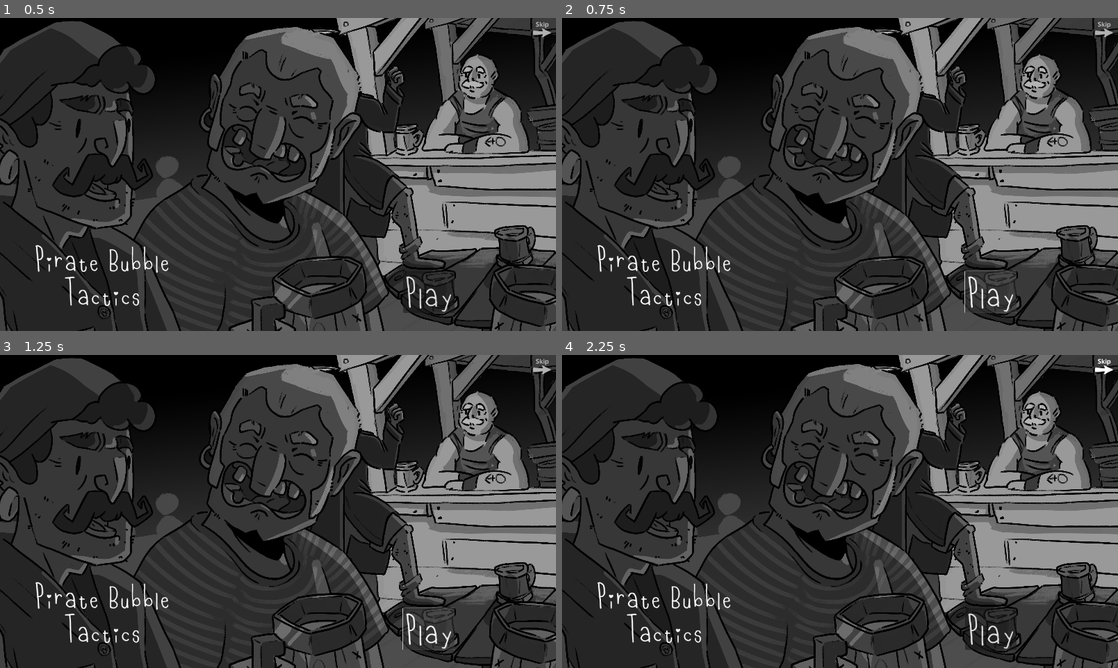
Above: before the commit, frames 1-4 (two rows, left to right).
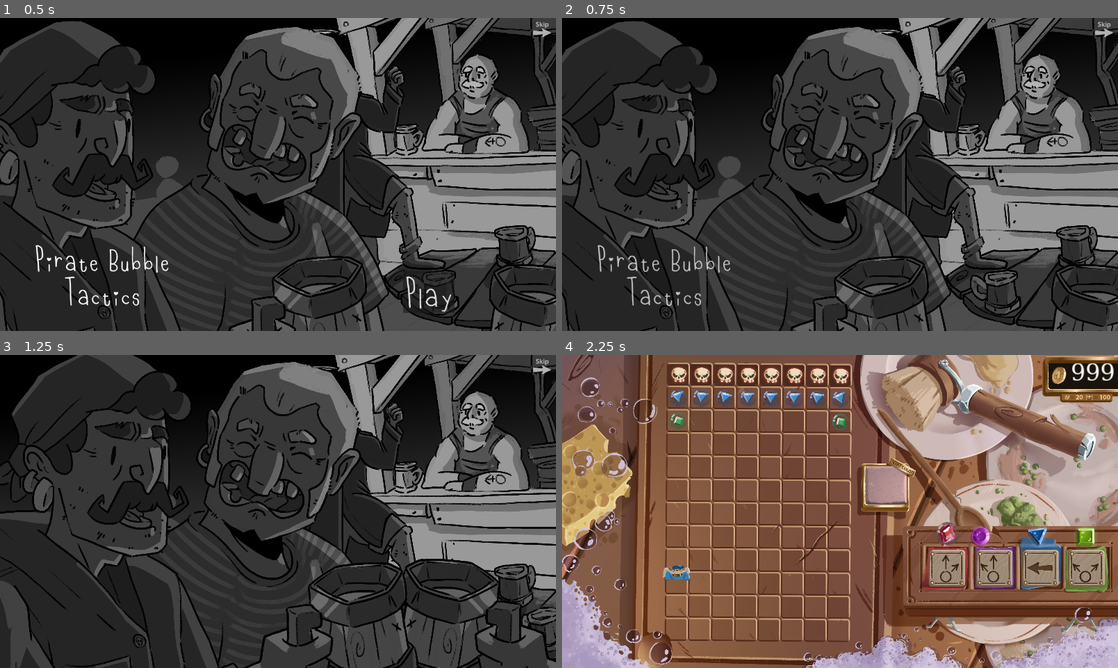
Above: after the commit, the same moments.

Repository: Aeropulu/ggj2025
Game: Godot game, scene res://Scenes/Introduction.tscn
Two runs of this game, one before a commit and one after it. Both use one fixed random seed, a clock stepped at 60 frames per second and the inputs below.
Inputs (mouse positions are in pixels of both pictures, inside the frame that each line leads up to):
- Up to frame 1 (0.5 s): no input
- Up to frame 2 (0.75 s): click "Play" at 0.5 s
- Up to frame 3 (1.25 s): no input
- Up to frame 4 (2.25 s): click (990, 630) at 1.25 s, where only the run before the commit has a clickable "Play"; click (1106, 367) at 2 s

Frame 1 is identical in both runs. In frame 2, 0.9% of the frame differs, in the area x 6-82%, y 72-95%; in frame 3, 31%; in frame 4, 99%, in the area x 0-100%, y 0-100%.
Error before the commit: Parse Error: Too few arguments for "load()" call. Expected at least 1 but received 0. (res://Scripts/Introduction_Controler.gd:21)

Commit message:
Ajout du prefab de score

Diff:
--- a/Scenes/Game.tscn
+++ b/Scenes/Game.tscn
@@ -30,6 +30,7 @@
 [ext_resource type="PackedScene" uid="uid://bu82ai0esndtw" path="res://Scenes/Bulles/Bulle_red.tscn" id="14_qsq2o"]
 [ext_resource type="Texture2D" uid="uid://dsrxftxdx727h" path="res://Assets/Sprites/Plateau/Coussin.png" id="17_anqpt"]
 [ext_resource type="Texture2D" uid="uid://dmdtjnehrpqpx" path="res://Assets/Sprites/Plateau/NextColor.png" id="20_juev3"]
+[ext_resource type="PackedScene" uid="uid://ddyagb0awryqc" path="res://Scenes/UI/Score_UI.tscn" id="31_farv6"]
 
 [sub_resource type="Animation" id="Animation_uvjil"]
 length = 0.001
@@ -198,3 +199,5 @@
 position = Vector2(57, -62)
 rotation = 0.488692
 texture = ExtResource("20_juev3")
+
+[node name="Score" parent="." instance=ExtResource("31_farv6")]
--- /dev/null
+++ b/Scenes/UI/Score_UI.tscn
@@ -0,0 +1,35 @@
+[gd_scene load_steps=4 format=3 uid="uid://ddyagb0awryqc"]
+
+[ext_resource type="Texture2D" uid="uid://byiplfjv4uom6" path="res://Assets/Sprites/UI/Score_Bottom.png" id="1_eu3hd"]
+[ext_resource type="Theme" uid="uid://difqp5uc8by72" path="res://Assets/Themes/Global_Theme.tres" id="2_qscy2"]
+[ext_resource type="Texture2D" uid="uid://colxhorhmysdp" path="res://Assets/Sprites/UI/Score_Top.png" id="3_8jxwc"]
+
+[node name="Score" type="Control"]
+layout_mode = 3
+anchors_preset = 0
+offset_left = 1650.0
+offset_right = 1650.0
+
+[node name="Score_Bottom" type="TextureRect" parent="."]
+layout_mode = 0
+offset_right = 274.0
+offset_bottom = 170.0
+texture = ExtResource("1_eu3hd")
+
+[node name="Label" type="Label" parent="."]
+layout_mode = 0
+offset_left = 103.0
+offset_top = -2.0
+offset_right = 265.0
+offset_bottom = 132.0
+theme = ExtResource("2_qscy2")
+theme_override_font_sizes/font_size = 80
+text = "999"
+horizontal_alignment = 1
+vertical_alignment = 1
+
+[node name="Score_Top" type="TextureRect" parent="."]
+layout_mode = 0
+offset_right = 40.0
+offset_bottom = 40.0
+texture = ExtResource("3_8jxwc")
--- a/Scripts/Introduction_Controler.gd
+++ b/Scripts/Introduction_Controler.gd
@@ -13,12 +13,13 @@
 
 func _On_Bouton_Pressed():
 	_animation_player.play("Introduction")
+	Play_Music()
 
 func _On_Bouton_Skip_Pressed():
 	_Go_To_Game_Scene()
 
 func Play_Music():
-	AudioManager.Play(load())
+	AudioManager.Play(load("res://Assets/Audio/GGJ SOGAMES - MDC - PireRates Emergency lvl1.mp3"),AudioManager.Bus.MUSIQUE)
 
 func _Go_To_Game_Scene():
 	get_tree().change_scene_to_file("res://Scenes/Game.tscn")
Binary file added: Assets/Sprites/UI/Score_Bottom.png
Not shown, added: Assets/Sprites/UI/Score_Bottom.png.import
Binary file added: Assets/Sprites/UI/Score_Top.png
Not shown, added: Assets/Sprites/UI/Score_Top.png.import
Not shown: 1 places in Scenes/Game.tscn that only renumber resources
